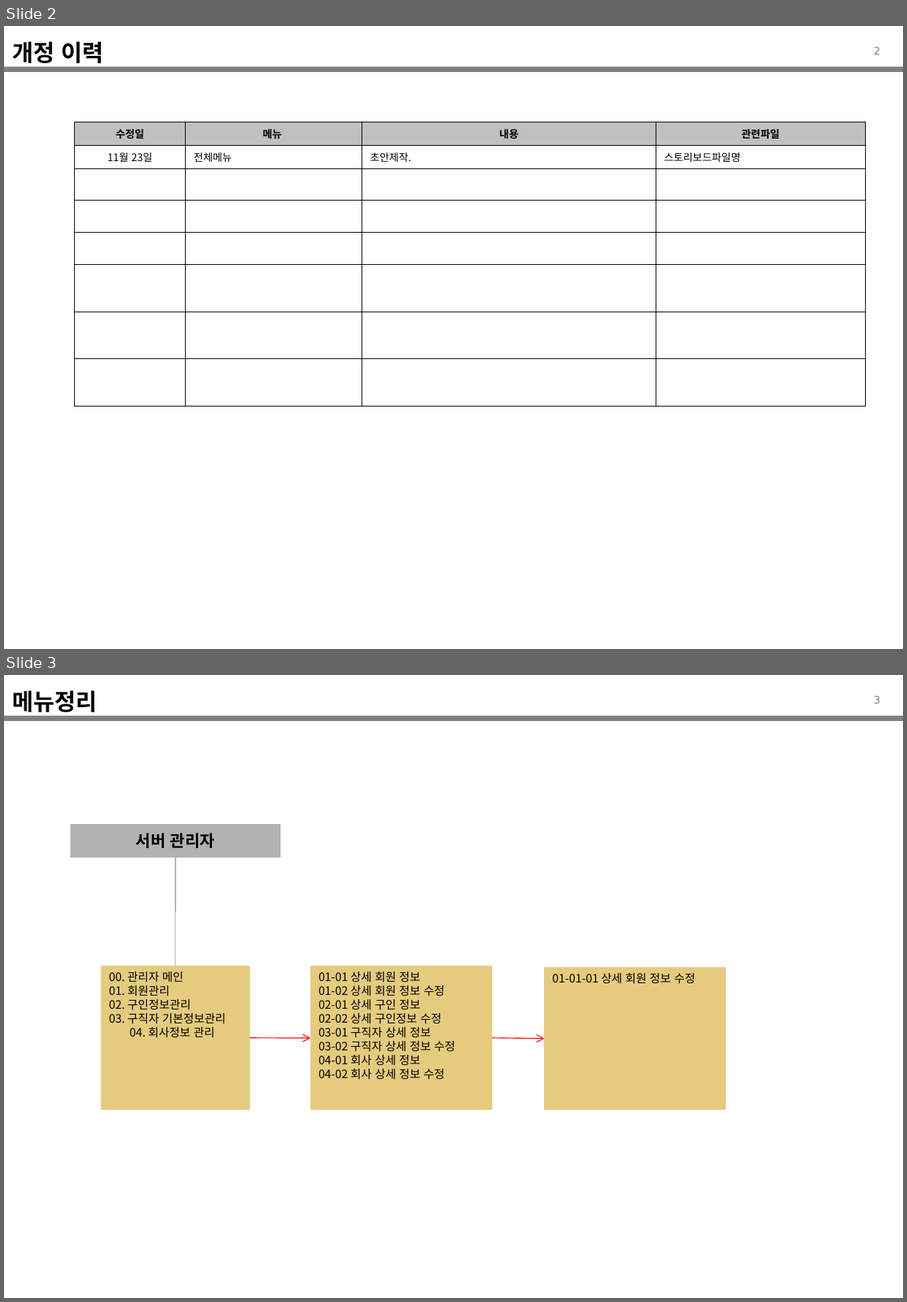
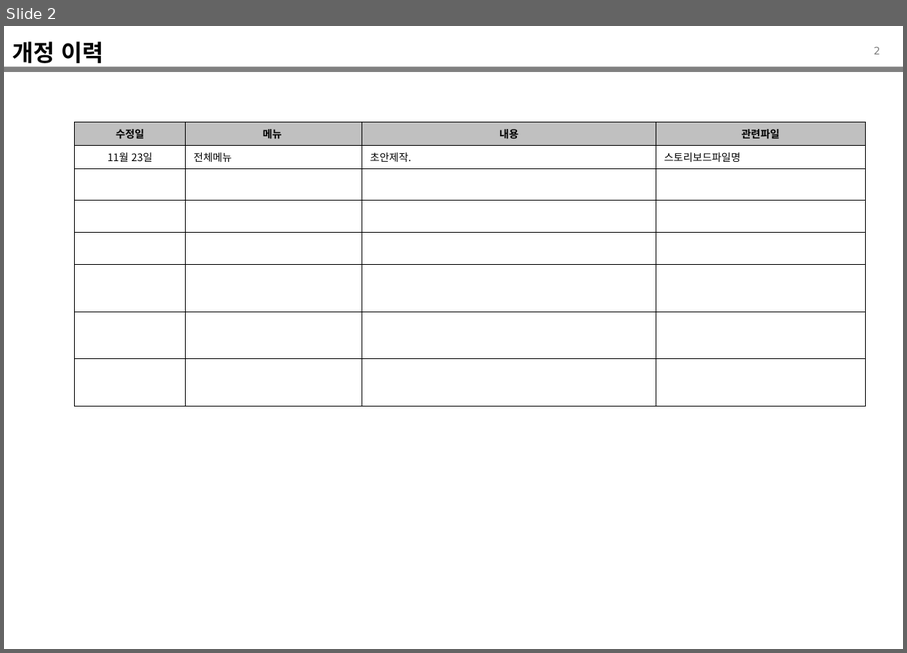
Before and after one commit to WABA82/1949, a slide deck: 02.설계/공선의_UI 설계서_.ppt. Shown one above the other, each under a label of ours: slides 2 and 3 before the commit, slide 2 after it. The pictures are 907x1302 and 907x653 pixels, drawn with LibreOffice and Linux fonts; fonts in the diff are those of the drawing. Boxes give left, top, right and bottom in pixels: in the first picture for what was removed or moved away, otherwise in the second. Text is boxed around its words. In the diff, an @@ line names an element or a change of style, - is before the commit and + after.

```diff
--- a/02.설계/공선의_UI 설계서_.ppt
+++ b/02.설계/공선의_UI 설계서_.ppt
@@ slide 3 removed at <box>4,675,903,1298</box>, background #FFFFFF; not listed: 2 template elements that a slide beside it also shows @@
@@ title removed at <box>12,690,97,717</box> @@
-메뉴정리
@@ rectangle removed at <box>71,825,280,857</box> @@
-서버 관리자
@@ elbow line removed from (175, 966) to (176, 857) @@
@@ rectangle removed at <box>101,966,251,1109</box> @@
-00. 관리자 메인
-01. 회원관리
-02. 구인정보관리
-03. 구직자 기본정보관리
-04. 회사정보 관리
@@ rectangle removed at <box>310,966,492,1109</box> @@
-01-01 상세 회원 정보
-01-02 상세 회원 정보 수정
-02-01 상세 구인 정보
-02-02 상세 구인정보 수정
-03-01 구직자 상세 정보
-03-02 구직자 상세 정보 수정
-04-01 회사 상세 정보
-04-02 회사 상세 정보 수정
@@ rectangle removed at <box>544,967,726,1110</box> @@
-01-01-01 상세 회원 정보 수정
@@ arrow removed from (249, 1038) to (310, 1038) @@
@@ arrow removed from (492, 1038) to (544, 1039) @@
```
Also in this commit, not shown: 7 slides changed, 15 slides added, 1 other file.
